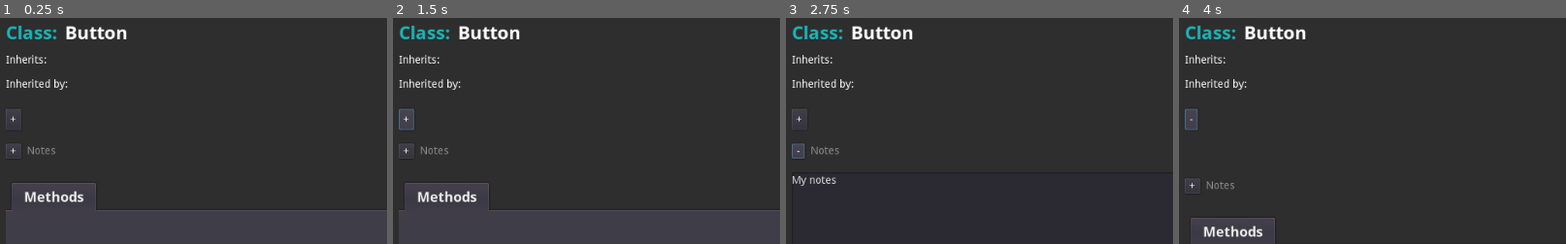
Above: before the commit, frames 1-4 (left to right).
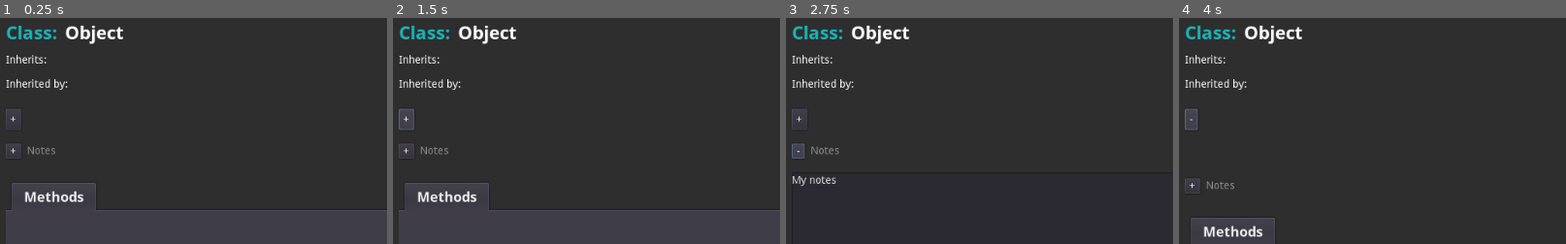
Above: after the commit, the same moments.

Repository: andrew-wilkes/godotbuddy.com
Game: Godot game, scene res://Test.tscn
The game is run twice, just before and just after one commit, with the same random seed, the same clock (stepped at 60 frames per second) and the same inputs. The project has no main scene, so this scene is started directly.
Inputs:
- Up to frame 1 (0.25 s): no input
- Up to frame 2 (1.5 s): click "+" at 0.5 s; click "-" at 1.25 s
- Up to frame 3 (2.75 s): click "+" at 2 s
- Up to frame 4 (4 s): click "-" at 2.75 s; click "+" at 3.5 s
The pictures show only the part of the screen within x 0-50%, y 1-51%; the shares and areas given below are measured in that part.

The runs differ from the first frame. In frame 1, 0.6% of the frame differs, in the area x 17-33%, y 3-12%; in frame 2, 0.6%; in frame 3, 0.6%; in frame 4, 0.6%.
Error before the commit: Invalid get index 'Array' (on base: 'Dictionary'). (res://ClassDetails.gd:286)
Error after the commit: Invalid get index 'Object' (on base: 'Dictionary'). (res://data.gd:52)

Commit message:
Switch to class details scene from class list button press

Diff:
--- a/apps/desktop/ClassDetails.gd
+++ b/apps/desktop/ClassDetails.gd
@@ -30,8 +30,8 @@
 	"constant": "constants",
 	"enum": "constants",
 }
+var weight
 var current_class: ClassItem
-var weight
 
 func _ready():
 	desc = find_node("Desc")
@@ -47,8 +47,10 @@
 	back_button.disabled = true
 	descbox.hide()
 	notes.get_parent().hide()
-	if get_parent().name == "root":
+	if Data.selected_class == "":
 		update_content("Object")
+	else:
+		update_content(Data.selected_class)
 
 
 func set_chain_text(rtl, txt):
@@ -86,6 +88,7 @@
 	find_node("BDesc").set_content(info.brief_description)
 	desc.set_content(info.description)
 	weight.value = current_class.weight
+	weight.hint_tooltip = String(int(weight.value))
 	notes.text = current_class.notes
 	set_notes_visibility(notes.text.length() > 0)
 
@@ -187,7 +190,7 @@
 						enums[args.enum] = [args]
 				else: # Constant
 					add_anchor(tab, prop, args.name, line_number)
-					var code = "\u2022 " + args.name + " = " + args.value + " - " + item.description
+					var code = "\u2022 " + args.name + " = " + args.value + " - " + item.get("description", "")
 					content.append(code)
 					line_number += code.split("\n").size()
 			for ename in enums.keys():
@@ -464,6 +467,7 @@
 
 func _on_HSlider_value_changed(value):
 	current_class.weight = value
+	weight.hint_tooltip = String(int(value))
 	Data.settings_changed = true
 
 
--- a/apps/desktop/ClassList.gd
+++ b/apps/desktop/ClassList.gd
@@ -4,6 +4,7 @@
 var list_button = preload("res://ListButton.tscn")
 var button_color: Color
 var item_desc = {}
+var class_details_scene = preload("res://ClassDetails.tscn")
 
 func _ready():
 	list = $VBox/C/M/VBox
@@ -29,6 +30,8 @@
 			class_item.weight += 1
 			Data.settings_changed = true
 			break
+	Data.selected_class = button.text
+	var _e = get_tree().change_scene("res://ClassDetails.tscn")
 	update_labels()
 
 
--- a/apps/desktop/data.gd
+++ b/apps/desktop/data.gd
@@ -9,6 +9,7 @@
 var regex
 var class_tree = {}
 var class_list_key_map = {}
+var selected_class = ""
 
 func _ready():
 	load_classes()
